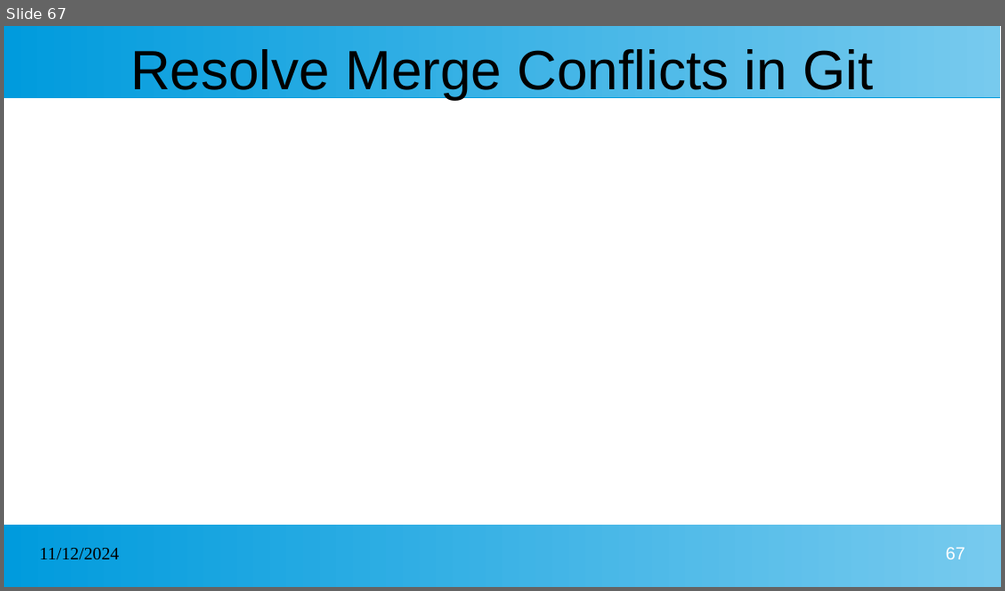
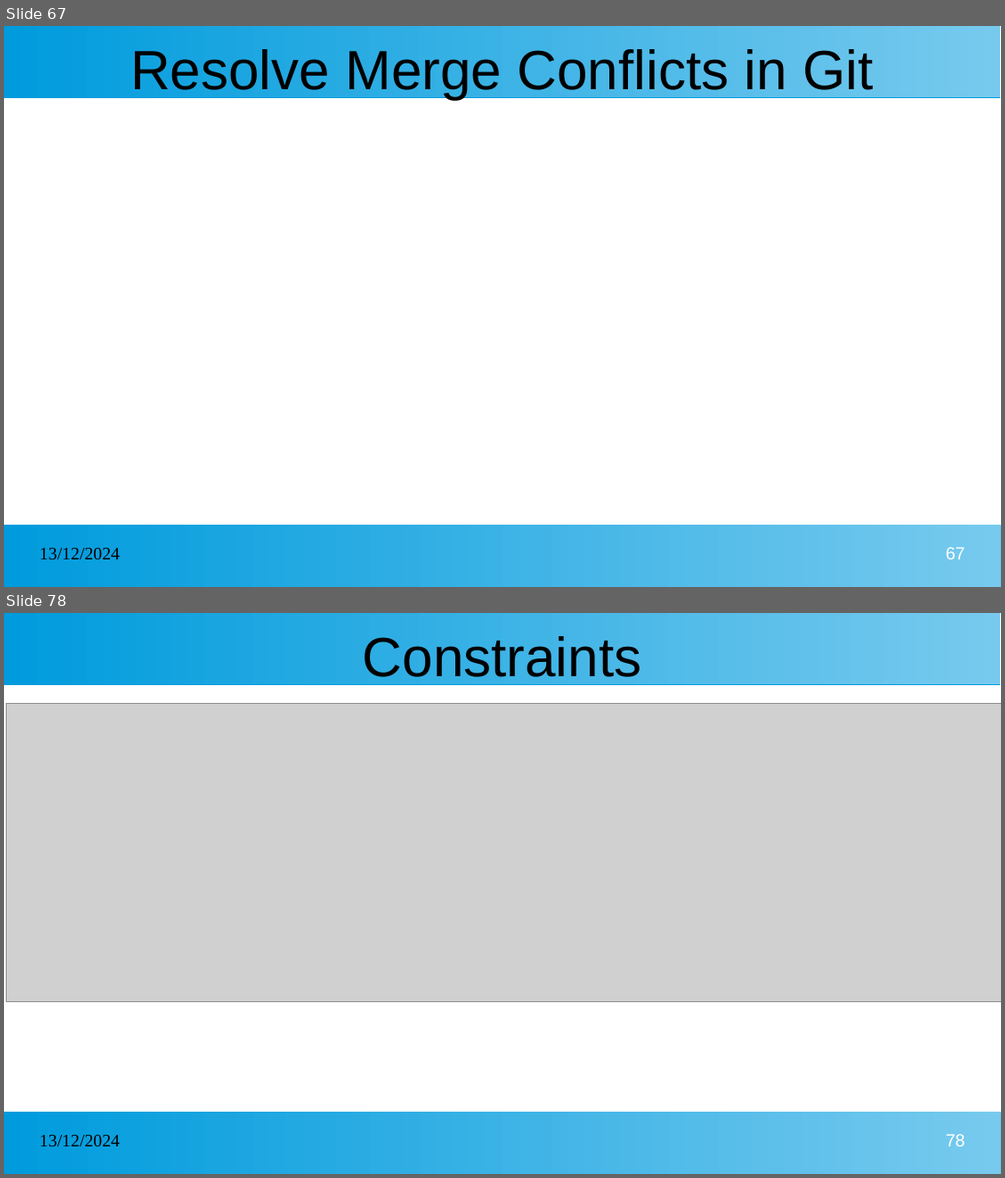
Before and after one commit to kcharankumar/MLA_Java_Arya, a slide deck: MLA Java Arya 1st week.pptx. Shown one above the other, each under a label of ours: slide 67 before the commit, slides 67 and 78 after it; the slides between them are not shown. The pictures are 1005x591 and 1005x1178 pixels, drawn with LibreOffice and Linux fonts; fonts in the diff are those of the drawing; grey boxes stand for pictures. Boxes give left, top, right and bottom in pixels: in the first picture for what was removed or moved away, otherwise in the second. Text is boxed around its words. In the diff, an @@ line names an element or a change of style, - is before the commit and + after.

```diff
--- a/MLA Java Arya 1st week.pptx
+++ b/MLA Java Arya 1st week.pptx
@@ slide 78 added at bbox=[4, 613, 1001, 1174], background #FFFFFF; not listed: 2 template elements that a slide beside it also shows @@
@@ title added at bbox=[363, 636, 642, 686], 44 pt, text #000000 @@
+Constraints
@@ picture added at bbox=[6, 704, 1001, 1002] @@
@@ text added at bbox=[40, 1135, 120, 1147], 14 pt, text #000000 @@
+13/12/2024
@@ page number added at bbox=[946, 1134, 965, 1146], 14 pt, text #FFFFFF @@
+78
@@ slide 67 changed as well @@
@@ text at bbox=[40, 548, 120, 560]: text changed @@
-11/12/2024
+13/12/2024
```
Also in this commit, not shown: 66 other slides changed, 38 other slides added.
